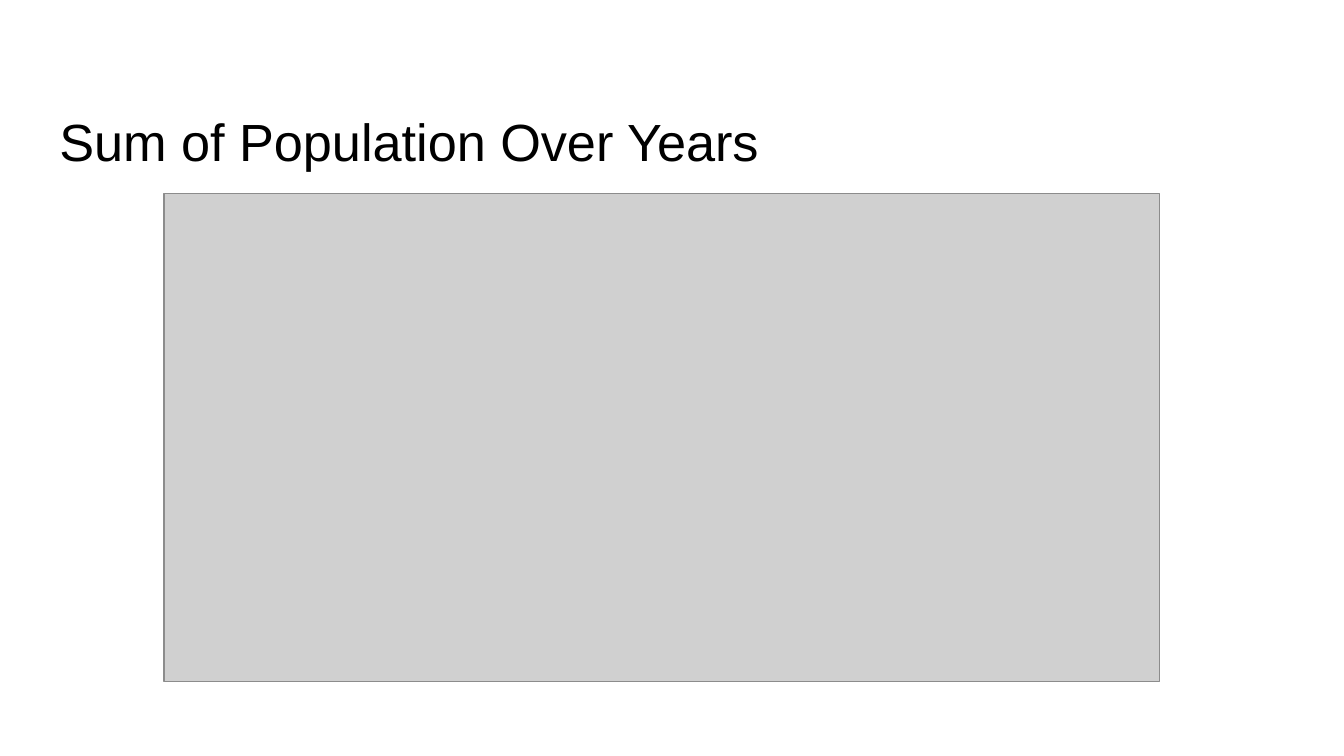
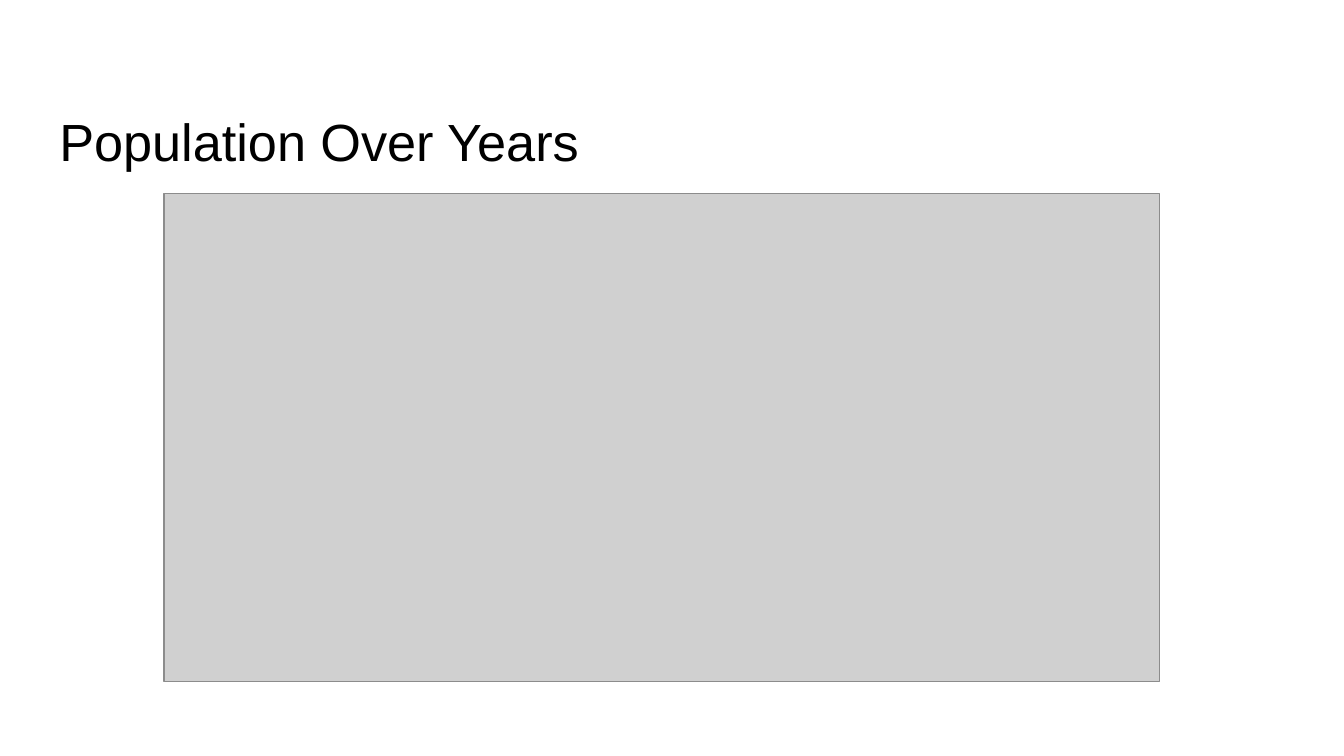
Before and after one commit to chandradeepk1617/Data606_Chandu_Anji, a slide deck: slide 3 of Phase-2.pptx (slide 2 before the commit). Drawn at 1344x756 pixels with LibreOffice and Linux fonts; fonts in the diff are those of the drawing; grey boxes stand for pictures; background and template pictures are left out. Boxes give left, top, right and bottom in pixels: in the first picture for what was removed or moved away, otherwise in the second. Text is boxed around its words. In the diff, an @@ line names an element or a change of style, - is before the commit and + after.

```diff
--- a/Phase-2.pptx
+++ b/Phase-2.pptx
@@ title at [59, 123, 579, 171]: text changed @@
-Sum of Population Over Years
+Population Over Years
```
Also in this commit, not shown: 1 slide added, 2 other files.
